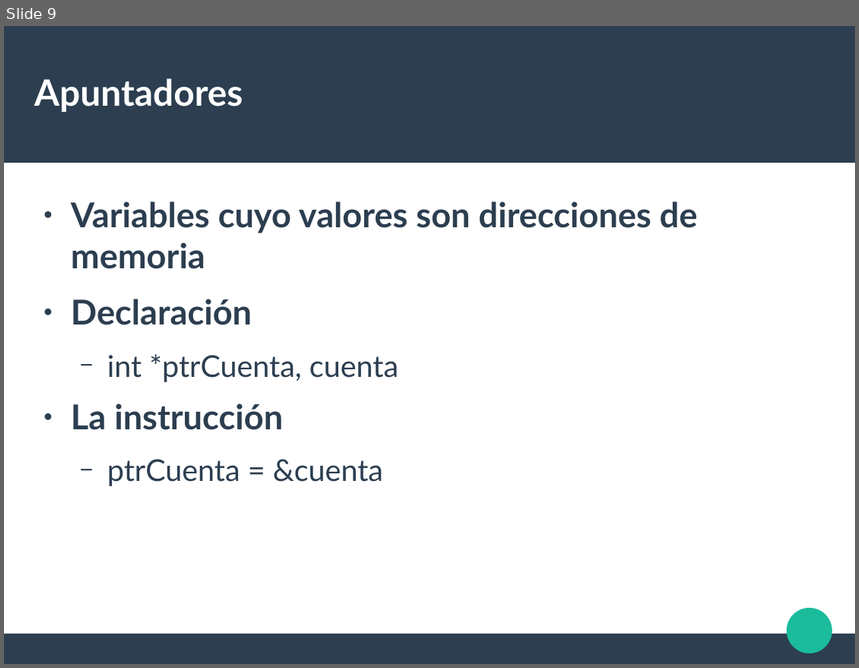
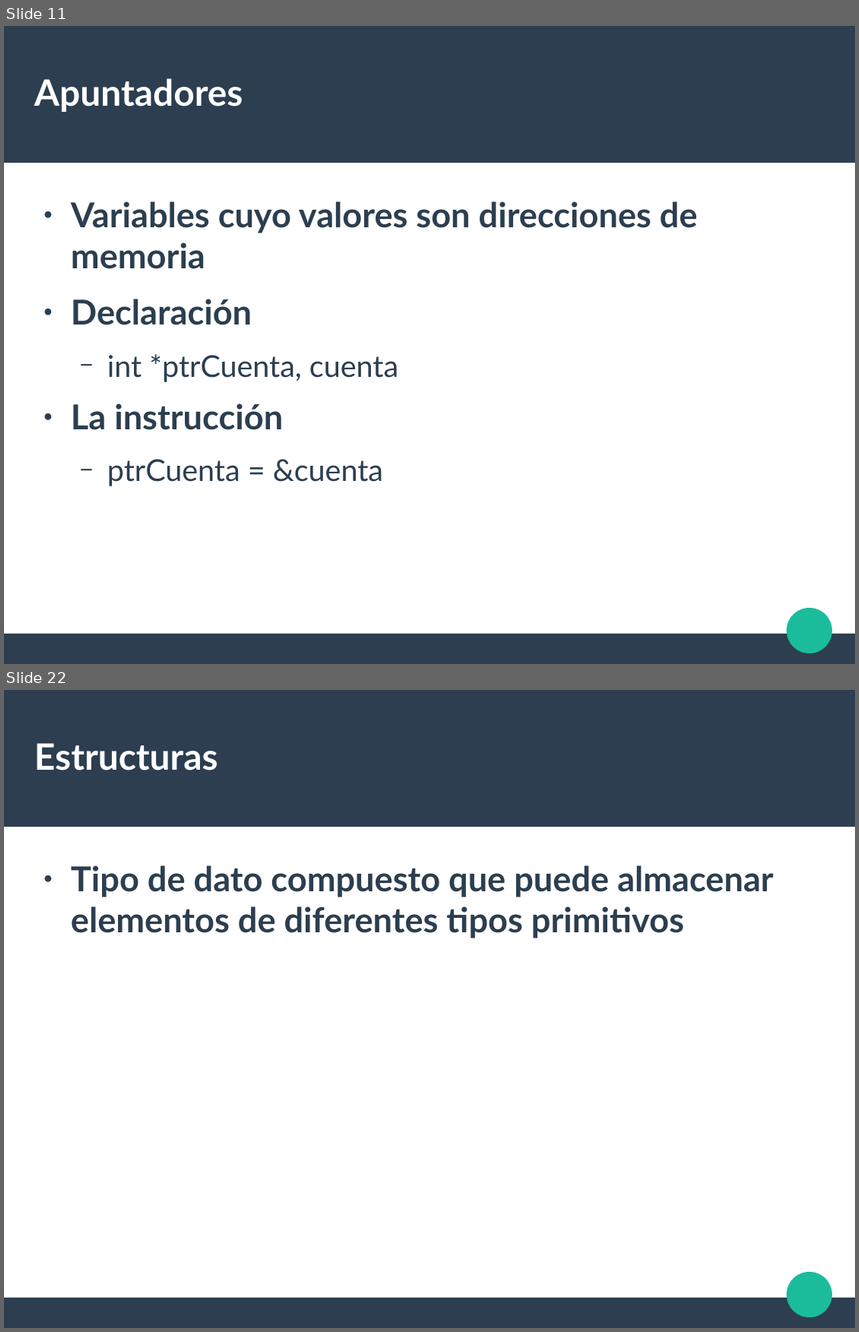
Before and after one commit to liowiki/EDA1-20192, a slide deck: Tema1.odp. Shown one above the other, each under a label of ours: slide 9 before the commit, slides 11 and 22 after it; the slides between them are not shown. The pictures are 859x668 and 859x1332 pixels, drawn with LibreOffice and Linux fonts; fonts in the diff are those of the drawing. Boxes give left, top, right and bottom in pixels: in the first picture for what was removed or moved away, otherwise in the second. Text is boxed around its words. In the diff, an @@ line names an element or a change of style, - is before the commit and + after.

```diff
--- a/Tema1.odp
+++ b/Tema1.odp
@@ slide 22 added at box(4, 690, 855, 1328), background #FFFFFF; not listed: 3 template elements that a slide beside it also shows @@
@@ title added at box(34, 743, 218, 771), 33.9 pt, text #FFFFFF, bold @@
+Estructuras
@@ text added at box(71, 866, 774, 939), 32 pt, text #2C3E50, bold @@
+● Tipo de dato compuesto que puede almacenar elementos de diferentes tipos primitivos
@@ what was slide 9 is now slide 11 @@
```
Also in this commit, not shown: 1 slide changed, 31 other slides added, 4 other files.
